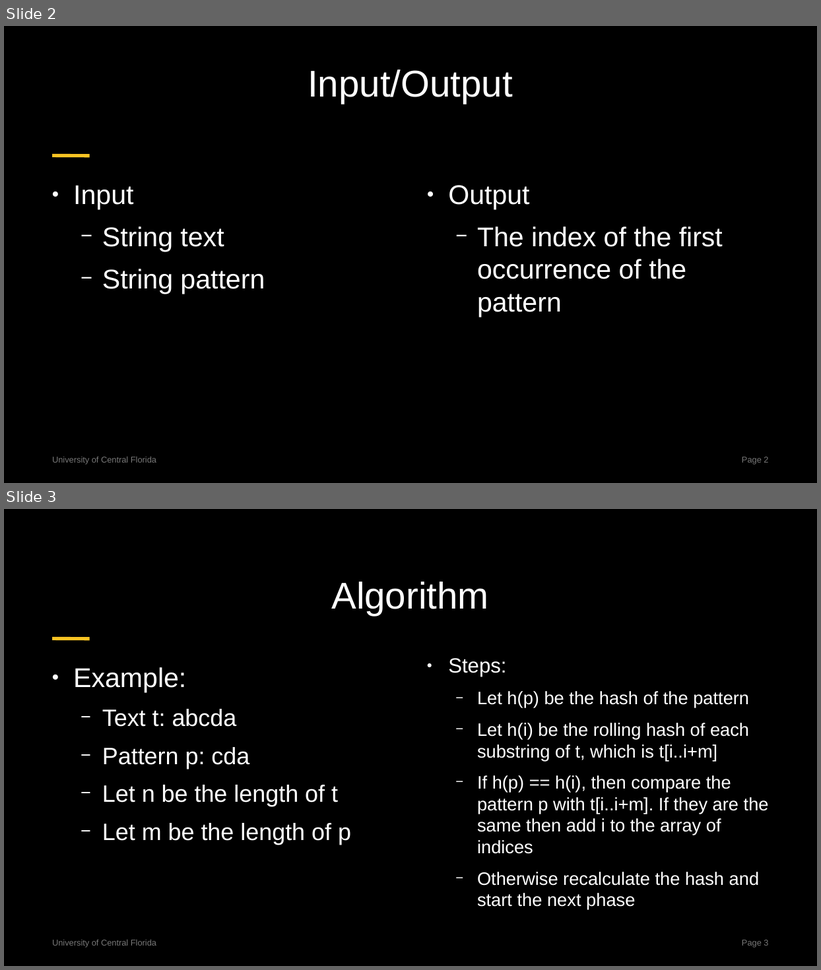
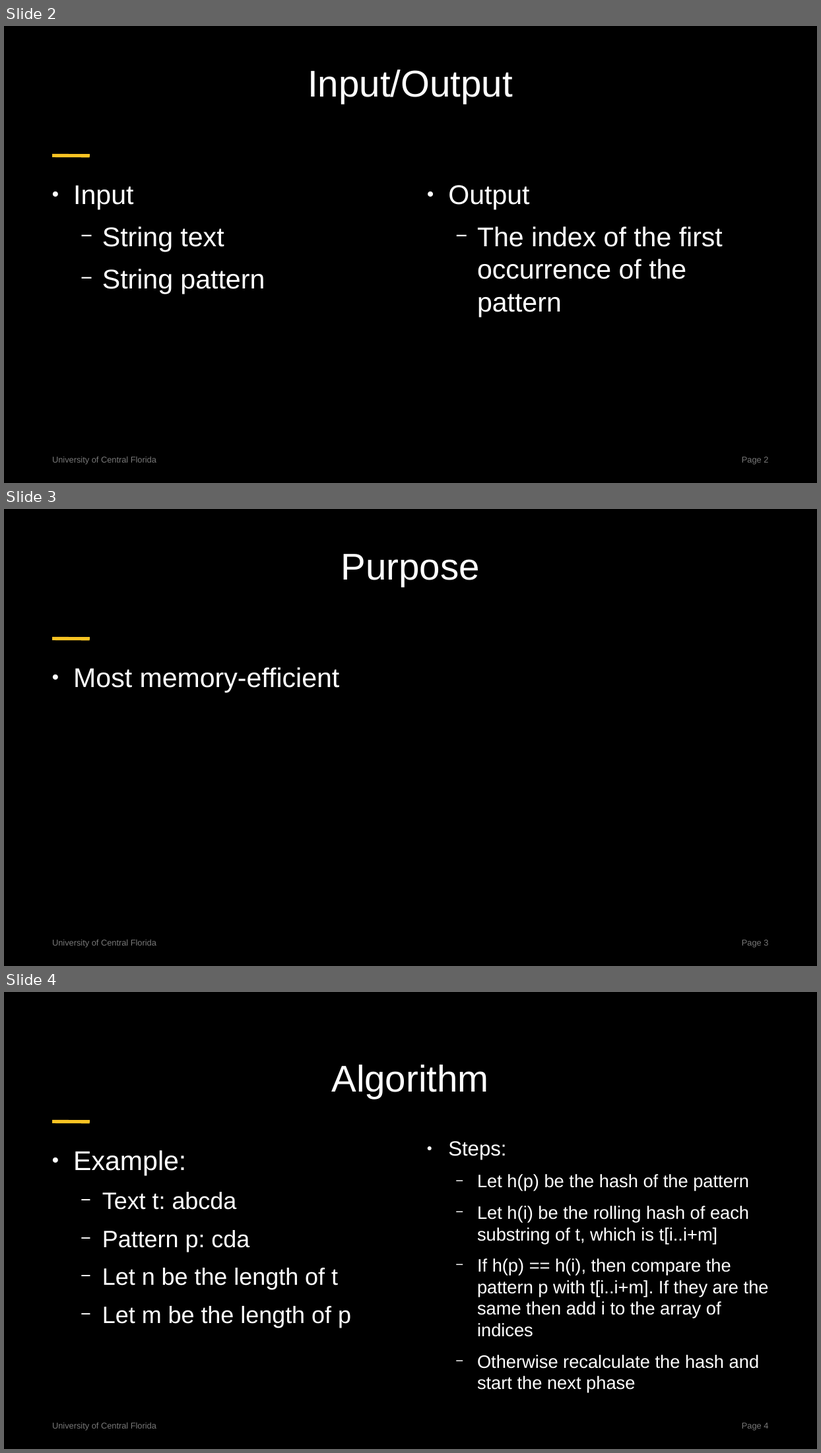
Before and after one commit to centuryhopper/Fall2022CourseContents, a slide deck: CAP6515/paper_presentation_files/rabin-karp-presentation.pptx. Shown one above the other, each under a label of ours: slides 2 and 3 before the commit, slides 2, 3 and 4 after it. The pictures are 821x970 and 821x1453 pixels, drawn with LibreOffice and Linux fonts; fonts in the diff are those of the drawing. Boxes give left, top, right and bottom in pixels: in the first picture for what was removed or moved away, otherwise in the second. Text is boxed around its words. In the diff, an @@ line names an element or a change of style, - is before the commit and + after.

```diff
--- a/CAP6515/paper_presentation_files/rabin-karp-presentation.pptx
+++ b/CAP6515/paper_presentation_files/rabin-karp-presentation.pptx
@@ slide 3 added at [4, 509, 817, 966], background #000000; not listed: 3 template elements that a slide beside it also shows @@
@@ title added at [341, 554, 480, 587], 44 pt, text #FFFFFF @@
+Purpose
@@ text added at [73, 667, 340, 693], 32 pt, text #FFFFFF @@
+● Most memory-efficient
@@ what was slide 3 is now slide 4 @@
@@ page number at [742, 1423, 768, 1431]: text changed @@
-Page 3
+Page 4
```
Also in this commit, not shown: 1 slide changed.
